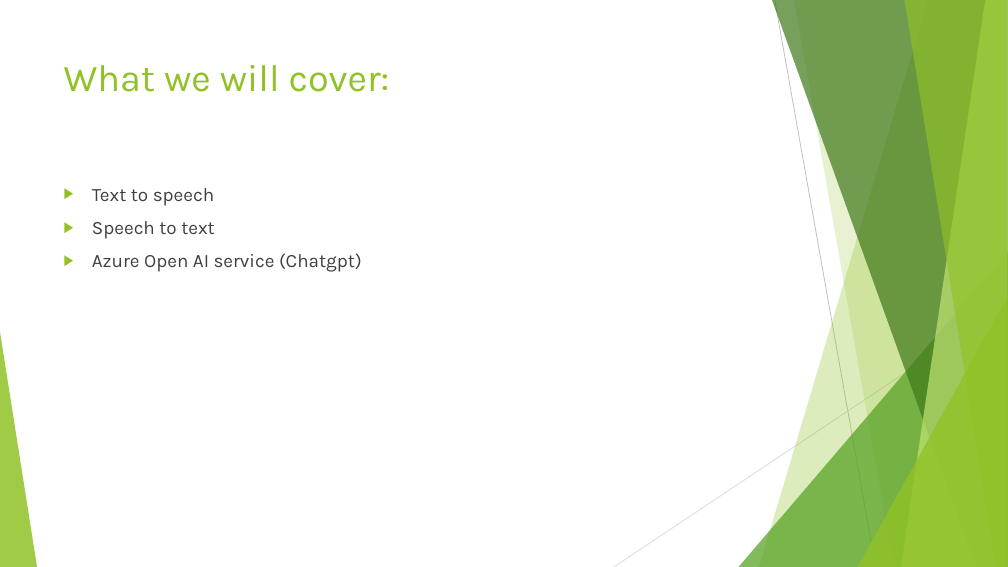
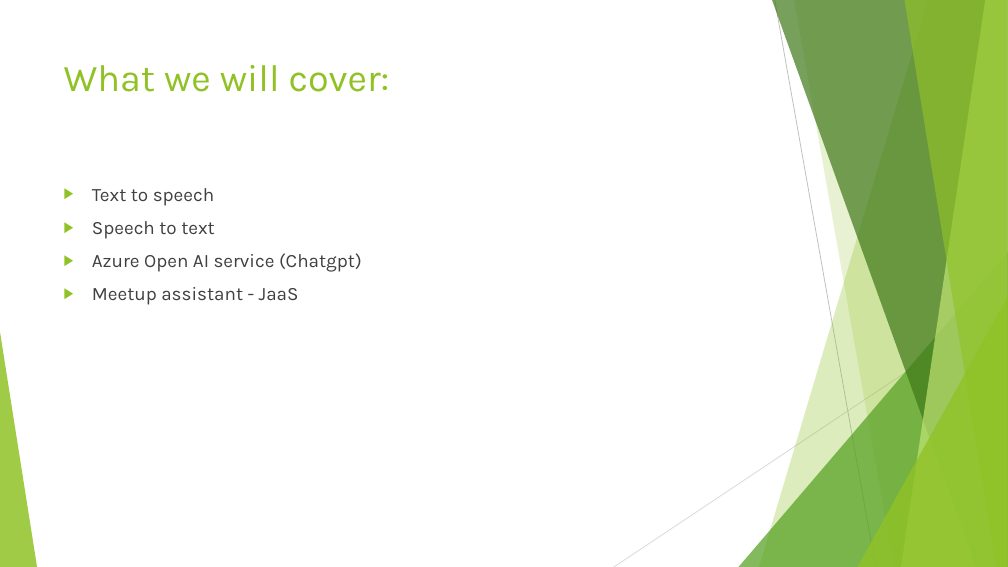
Before and after one commit to johnstaveley/JaaS, a slide deck: slide 3 of JaaS.pptx. Drawn at 1008x567 pixels with LibreOffice and Linux fonts; fonts in the diff are those of the drawing. Boxes give left, top, right and bottom in pixels: in the first picture for what was removed or moved away, otherwise in the second. Text is boxed around its words. In the diff, an @@ line names an element or a change of style, - is before the commit and + after.

```diff
--- a/JaaS.pptx
+++ b/JaaS.pptx
@@ text at (x1=92, y1=287, x2=299, y2=305): paragraph added @@
+▶ Meetup assistant - JaaS
```
Also in this commit, not shown: 6 slides added, 9 other files.
